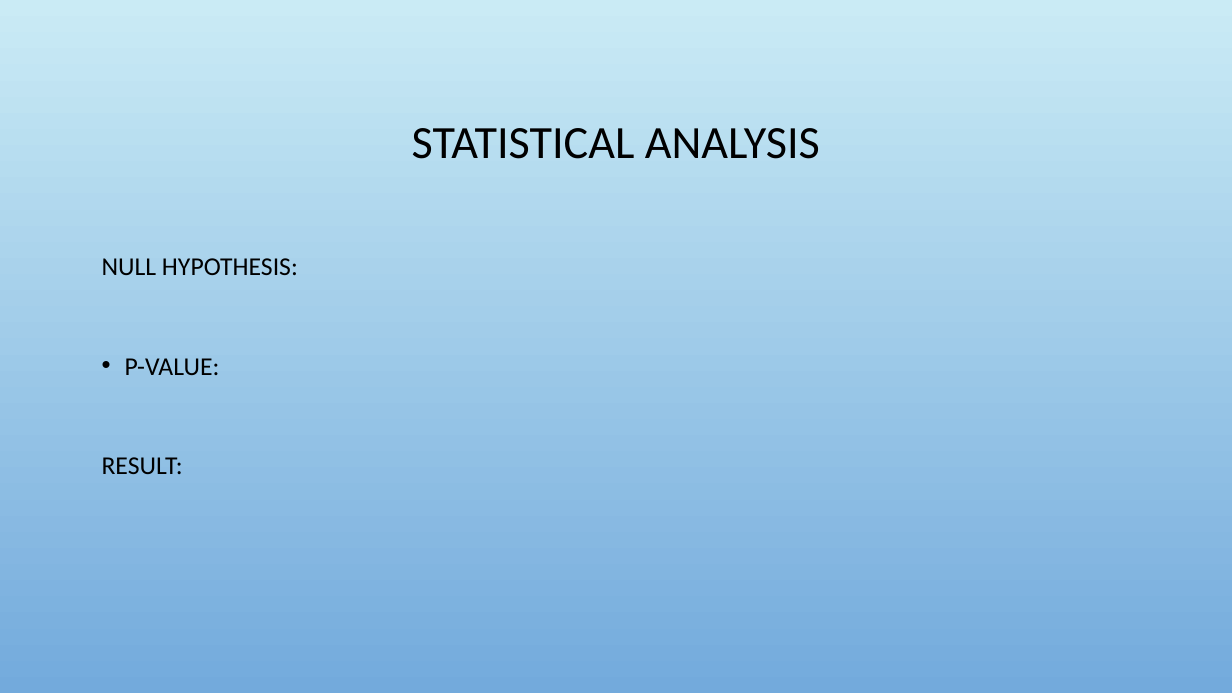
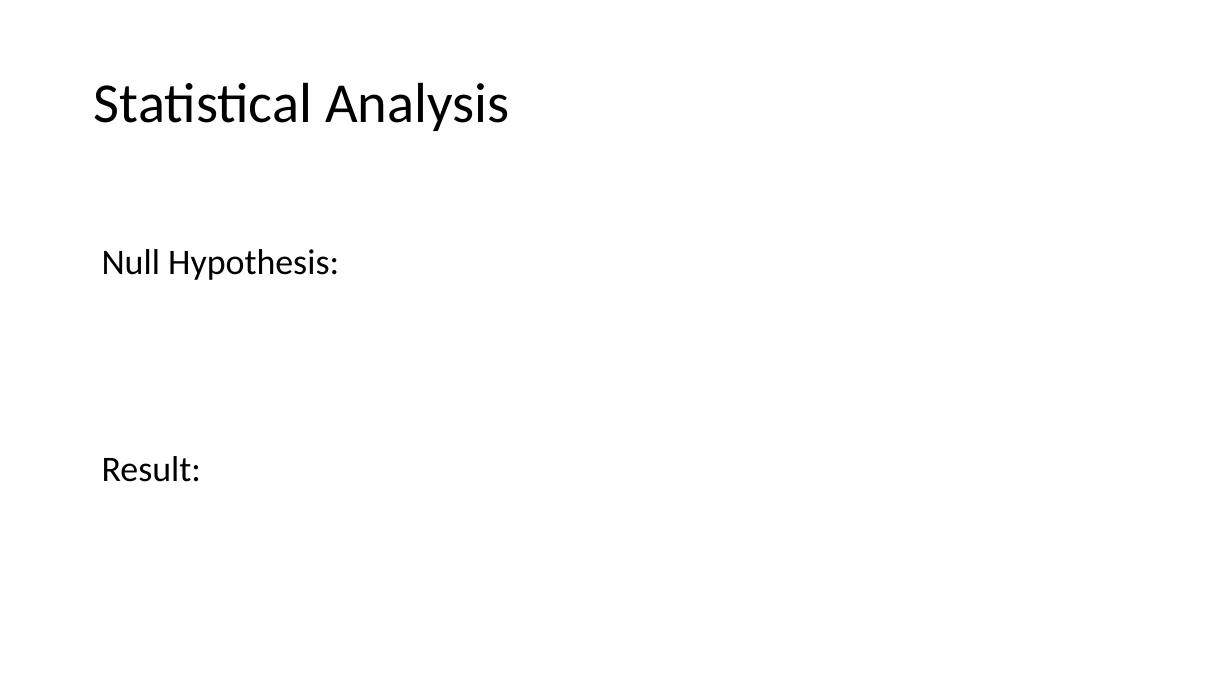
Before and after one commit to Siraj2493/Project-1, a slide deck: slide 13 of A-TEAM Presentation.pptx (slide 9 before the commit). Drawn at 1232x693 pixels with LibreOffice and Linux fonts; fonts in the diff are those of the drawing; background and template pictures are left out. Boxes give left, top, right and bottom in pixels: in the first picture for what was removed or moved away, otherwise in the second. Text is boxed around its words. In the diff, an @@ line names an element or a change of style, - is before the commit and + after.

```diff
--- a/A-TEAM Presentation.pptx
+++ b/A-TEAM Presentation.pptx
@@ background picture (left out) to #FFFFFF @@
@@ title at (94, 82, 509, 131): text changed; size 36 to 44 pt @@
-STATISTICAL ANALYSIS
+Statistical Analysis
@@ text at (102, 249, 339, 482): text changed; size 20 to 28 pt @@
-NULL HYPOTHESIS:
-• P-VALUE:
-RESULT:
+Null Hypothesis:
+Result:
```
Also in this commit, not shown: 7 other slides changed, 5 slides added, 1 slide removed, 1 other file.
